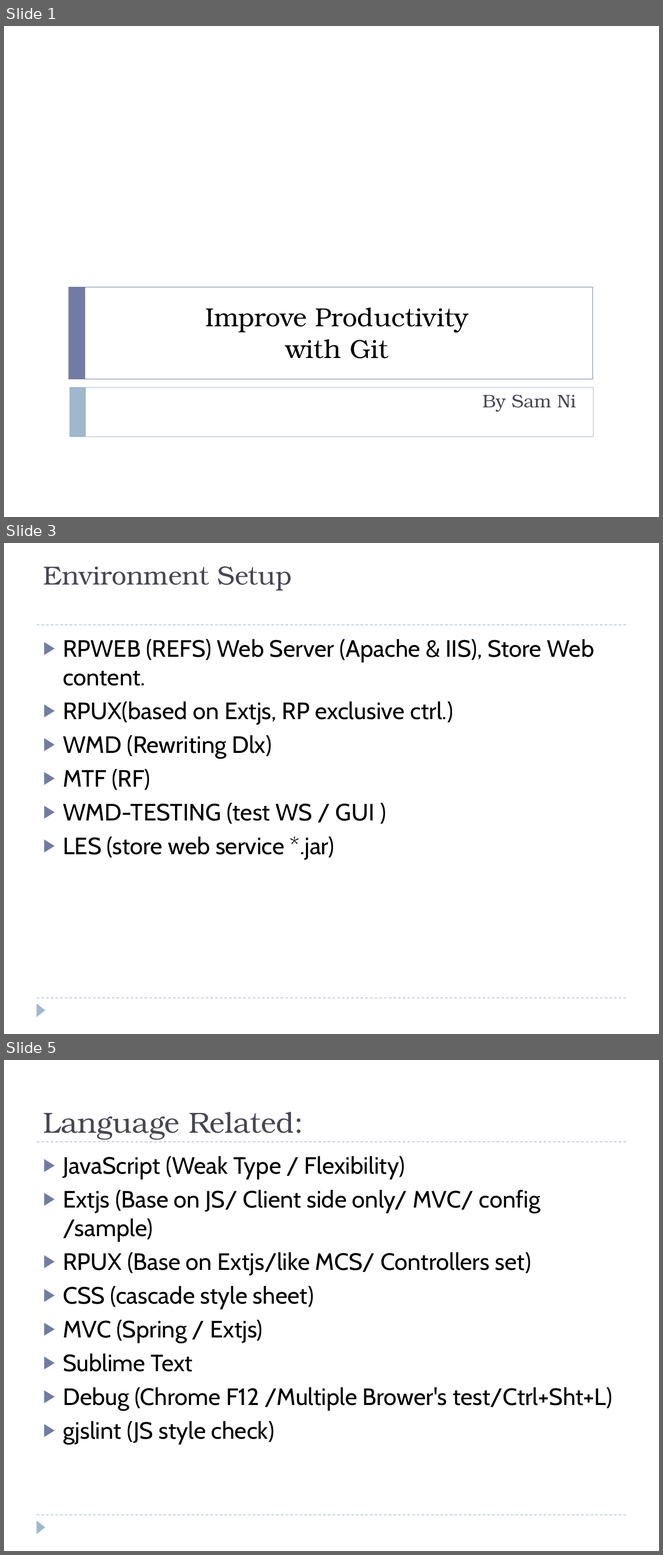
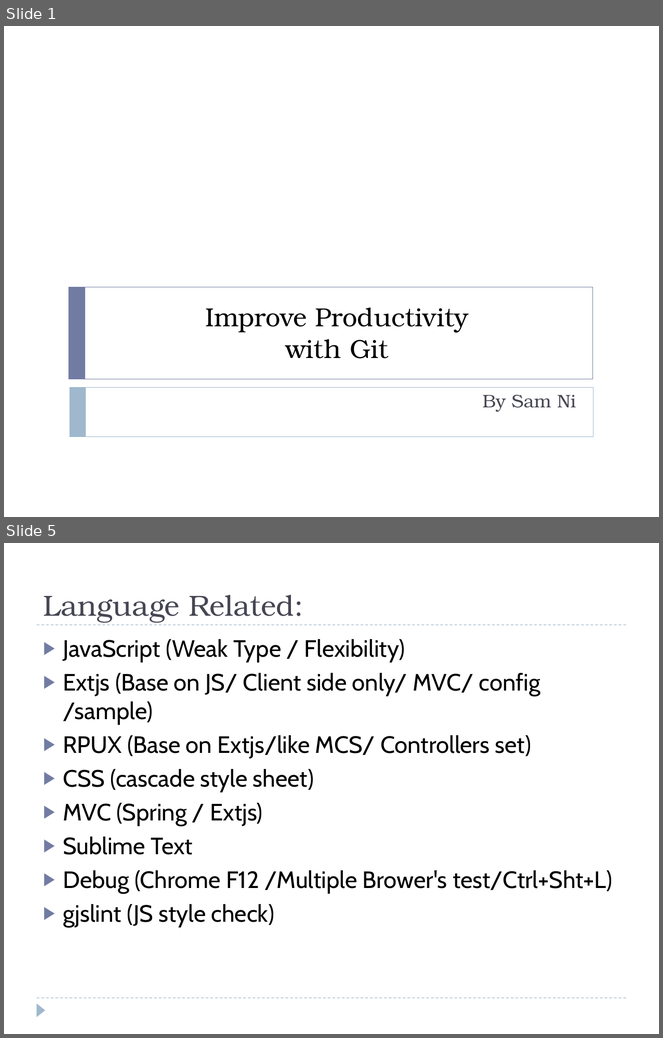
Before and after one commit to SamNiBoy/Trainning, a slide deck: Productivity_Git_Training.pptx. Shown one above the other, each under a label of ours: slides 1, 3 and 5 before the commit, slides 1 and 5 after it; the slides between them are not shown. The pictures are 663x1555 and 663x1038 pixels, drawn with LibreOffice and Linux fonts; fonts in the diff are those of the drawing. Boxes give left, top, right and bottom in pixels: in the first picture for what was removed or moved away, otherwise in the second. Text is boxed around its words. In the diff, an @@ line names an element or a change of style, - is before the commit and + after.

```diff
--- a/Productivity_Git_Training.pptx
+++ b/Productivity_Git_Training.pptx
@@ slide 3 removed at (x1=4, y1=543, x2=659, y2=1034), background #FFFFFF; not listed: 3 template elements that a slide beside it also shows @@
@@ title removed at (x1=43, y1=566, x2=292, y2=591) @@
-Environment Setup
@@ text removed at (x1=63, y1=639, x2=594, y2=860) @@
-▶ RPWEB (REFS) Web Server (Apache & IIS), Store Web content.
-▶ RPUX(based on Extjs, RP exclusive ctrl.)
-▶ WMD (Rewriting Dlx)
-▶ MTF (RF)
-▶ WMD-TESTING (test WS / GUI )
-▶ LES (store web service *.jar)
```
Also in this commit, not shown: 1 slide changed, 2 slides added, 12 other slides removed.
